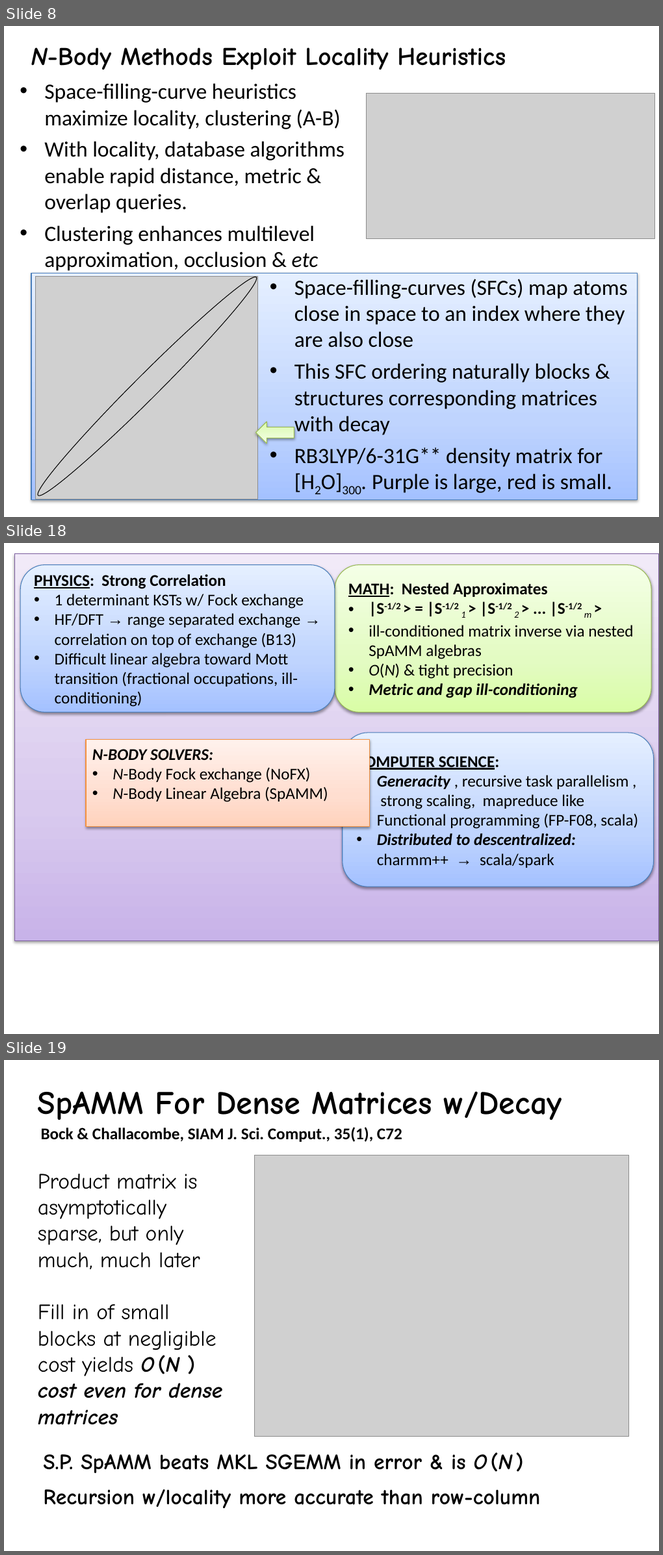
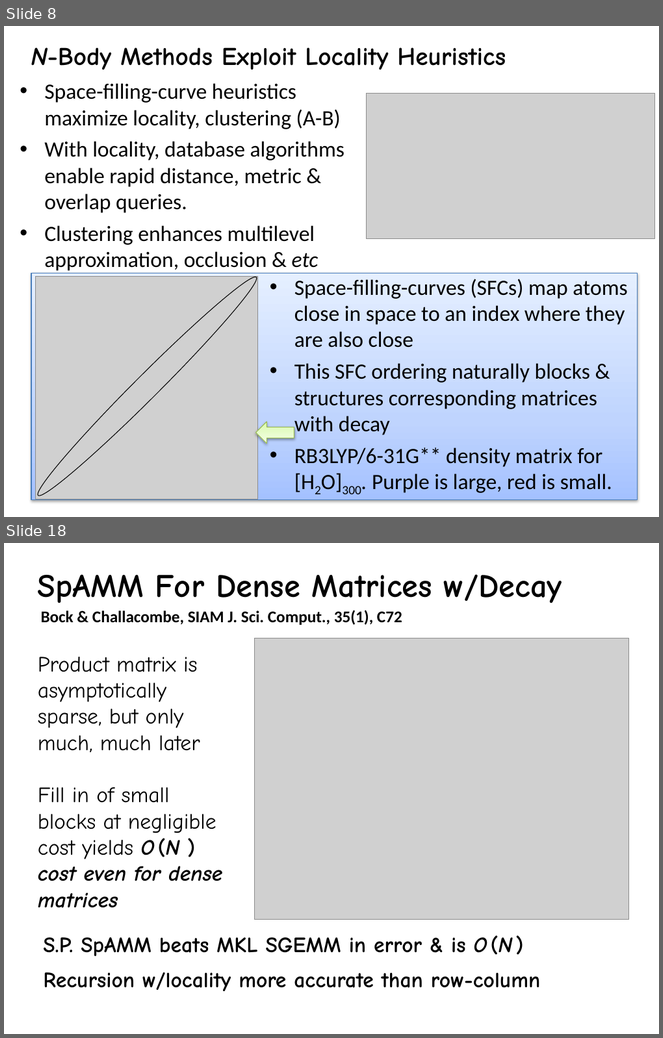
Before and after one commit to FreeON/spammpack, a slide deck: sandwitch_results_3_2015/spamm_big_picture.pptx. Shown one above the other, each under a label of ours: slides 8, 18 and 19 before the commit, slides 8 and 18 after it; the slides between them are not shown. The pictures are 663x1555 and 663x1038 pixels, drawn with LibreOffice and Linux fonts; fonts in the diff are those of the drawing; grey boxes stand for pictures. Boxes give left, top, right and bottom in pixels: in the first picture for what was removed or moved away, otherwise in the second. Text is boxed around its words. In the diff, an @@ line names an element or a change of style, - is before the commit and + after.

```diff
--- a/sandwitch_results_3_2015/spamm_big_picture.pptx
+++ b/sandwitch_results_3_2015/spamm_big_picture.pptx
@@ slide 18 removed at [4, 543, 659, 1034], background #FFFFFF @@
@@ rectangle removed at [15, 554, 659, 941] @@
@@ rounded rectangle removed at [20, 564, 335, 712] @@
-PHYSICS: Strong Correlation
-• 1 determinant KSTs w/ Fock exchange
-• HF/DFT → range separated exchange → correlation on top of exchange (B13)
-• Difficult linear algebra toward Mott transition (fractional occupations, ill-conditioning)
@@ rounded rectangle removed at [335, 564, 651, 712] @@
-MATH: Nested Approximates
-• |S-1/2 > = |S-1/2 1 > |S-1/2 2 > ... |S-1/2 m >
-• ill-conditioned matrix inverse via nested SpAMM algebras
-• O(N) & tight precision
-• Metric and gap ill-conditioning
@@ rounded rectangle removed at [343, 733, 654, 887] @@
-COMPUTER SCIENCE:
-• Generacity , recursive task parallelism , strong scaling, mapreduce like
-• Functional programming (FP-F08, scala)
-• Distributed to descentralized: charmm++ → scala/spark
@@ rectangle removed at [86, 739, 369, 826] @@
-N-BODY SOLVERS:
-• N-Body Fock exchange (NoFX)
-• N-Body Linear Algebra (SpAMM)
@@ what was slide 19 is now slide 18 @@
```
Also in this commit, not shown: 7 slides changed, 1 slide added, 1 other slide removed.
